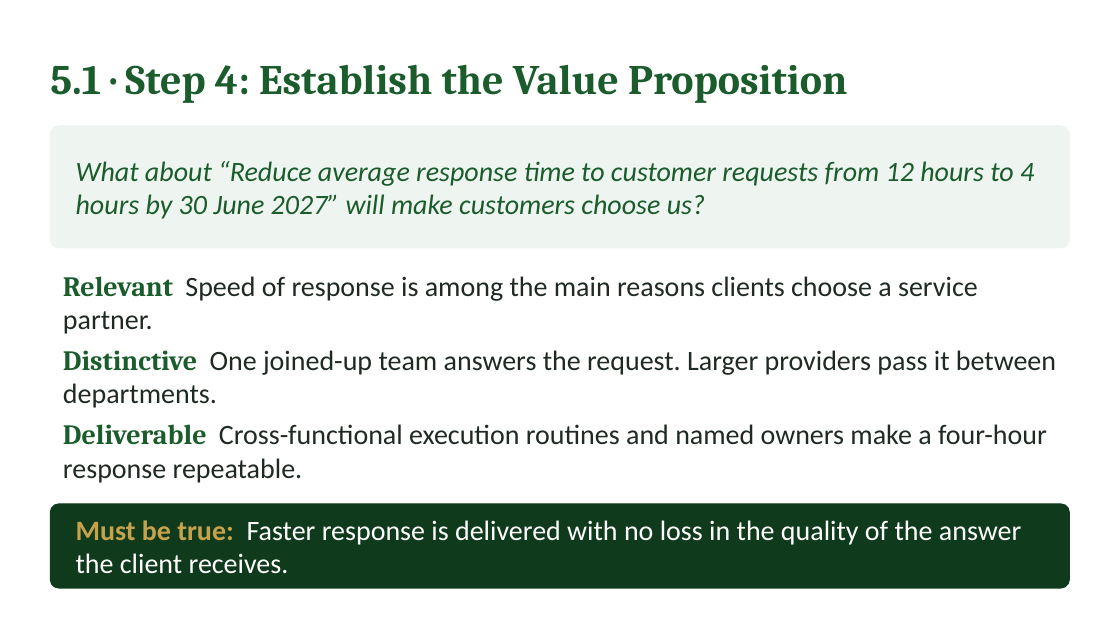
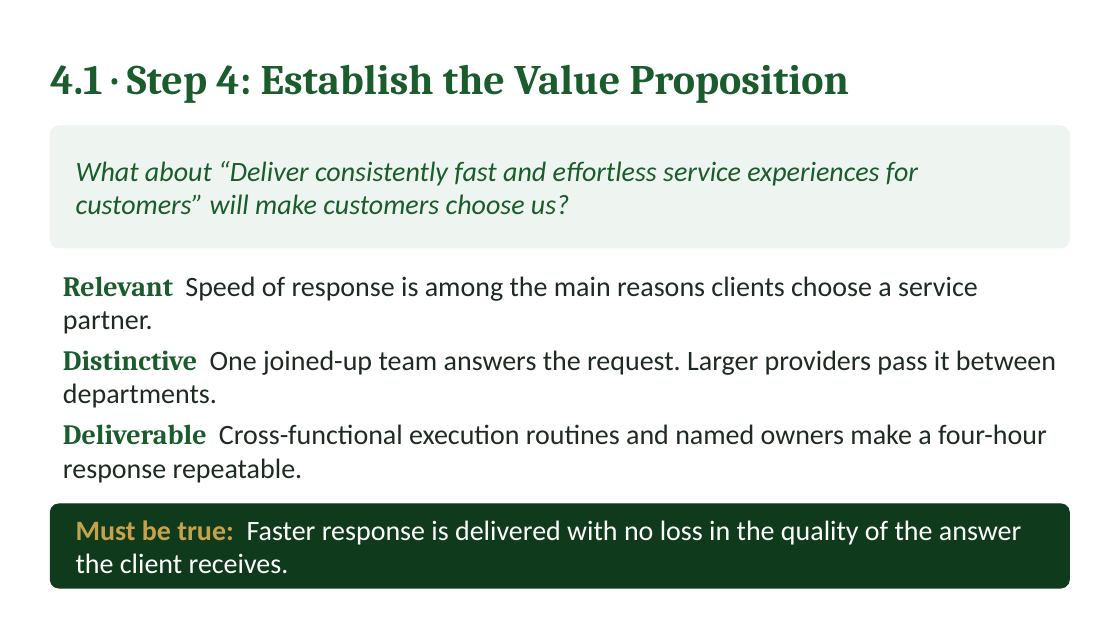
Before and after one commit to IBSL26/ibsl-platform, a slide deck: slide 26 of Claude outputs/Deck upload/Module-2/unit-04.pptx (slide 28 before the commit). Drawn at 1120x630 pixels with LibreOffice and Linux fonts; fonts in the diff are those of the drawing. Boxes give left, top, right and bottom in pixels: in the first picture for what was removed or moved away, otherwise in the second. Text is boxed around its words. In the diff, an @@ line names an element or a change of style, - is before the commit and + after.

```diff
--- a/Claude outputs/Deck upload/Module-2/unit-04.pptx
+++ b/Claude outputs/Deck upload/Module-2/unit-04.pptx
@@ text at (x1=50, y1=64, x2=849, y2=103): text changed @@
-5.1 · Step 4: Establish the Value Proposition
+4.1 · Step 4: Establish the Value Proposition
@@ text at (x1=76, y1=161, x2=918, y2=214): text changed @@
-What about “Reduce average response time to customer requests from 12 hours to 4 hours by 30 June 2027” will make customers choose us?
+What about “Deliver consistently fast and effortless service experiences for customers” will make customers choose us?
```
Also in this commit, not shown: 10 other slides changed, 40 other files.
